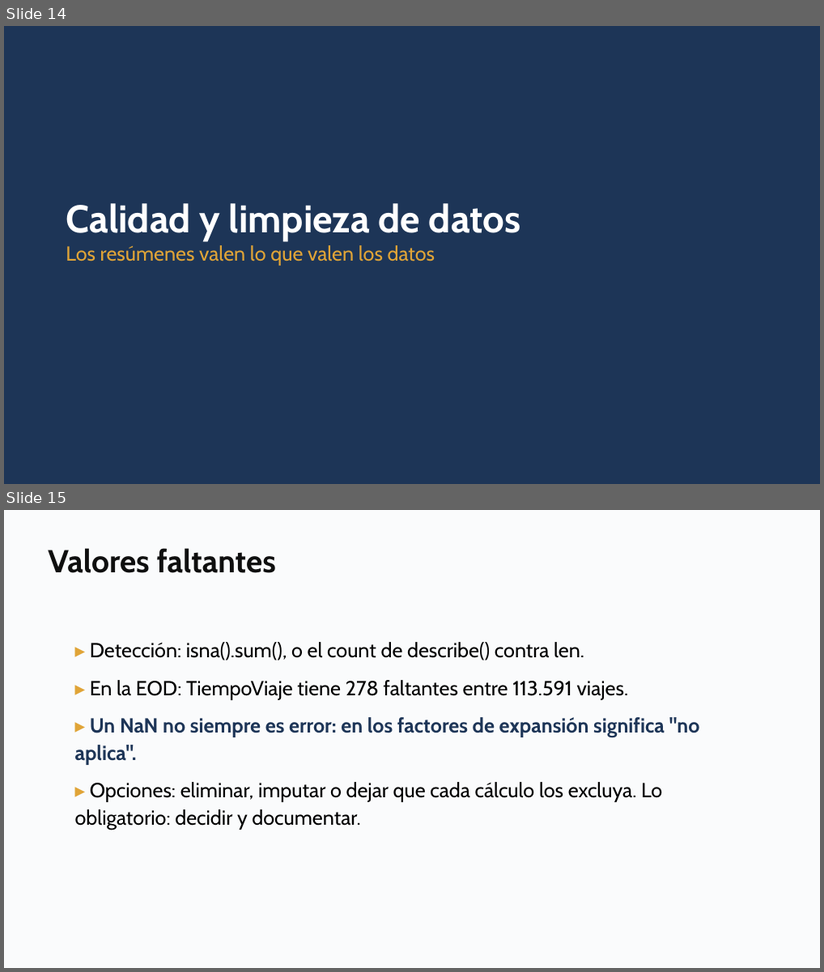
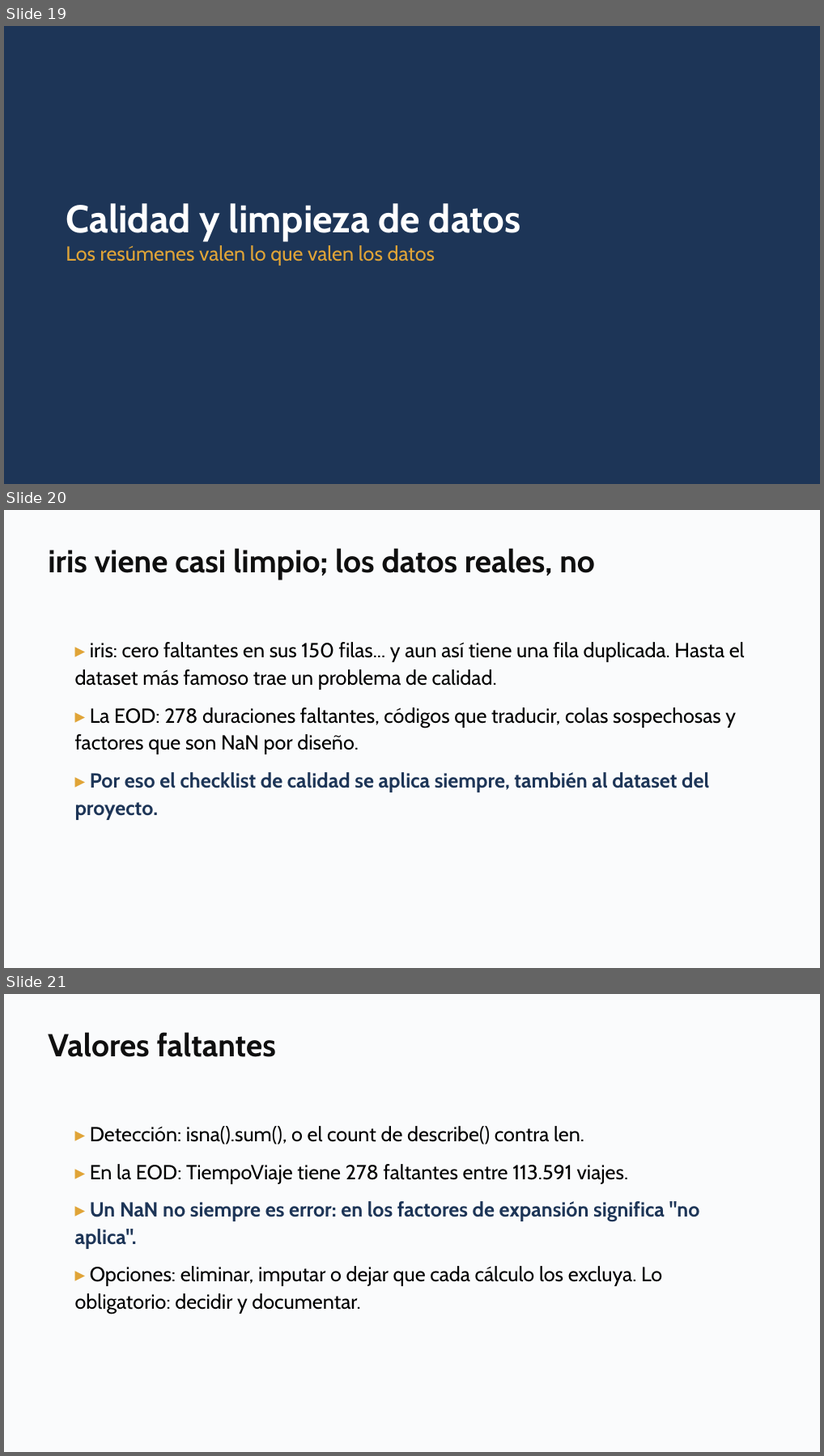
Before and after one commit to daniopitz/diplomado-cdd, a slide deck: presentaciones/clase02_eda_descriptiva.pptx. Shown one above the other, each under a label of ours: slides 14 and 15 before the commit, slides 19, 20 and 21 after it. The pictures are 824x972 and 824x1456 pixels, drawn with LibreOffice and Linux fonts; fonts in the diff are those of the drawing. Boxes give left, top, right and bottom in pixels: in the first picture for what was removed or moved away, otherwise in the second. Text is boxed around its words. In the diff, an @@ line names an element or a change of style, - is before the commit and + after.

```diff
--- a/presentaciones/clase02_eda_descriptiva.pptx
+++ b/presentaciones/clase02_eda_descriptiva.pptx
@@ slide 20 added at <box>4,510,820,968</box>, background #FFFFFF @@
@@ rectangle added at <box>4,510,820,968</box>, fill #FAFBFC @@
@@ text added at <box>48,548,595,580</box>, 28 pt, text #0F0F0F, bold @@
+iris viene casi limpio; los datos reales, no
@@ text added at <box>75,642,745,820</box>, 18 pt, text #000000 @@
+▸ iris: cero faltantes en sus 150 filas... y aun así tiene una fila duplicada. Hasta el dataset más famoso trae un problema de calidad.
+▸ La EOD: 278 duraciones faltantes, códigos que traducir, colas sospechosas y factores que son NaN por diseño.
+▸ Por eso el checklist de calidad se aplica siempre, también al dataset del proyecto.
@@ what was slide 14 is now slide 19 @@
@@ what was slide 15 is now slide 21 @@
```
Also in this commit, not shown: 5 slides changed, 5 other slides added, 4 other files.
